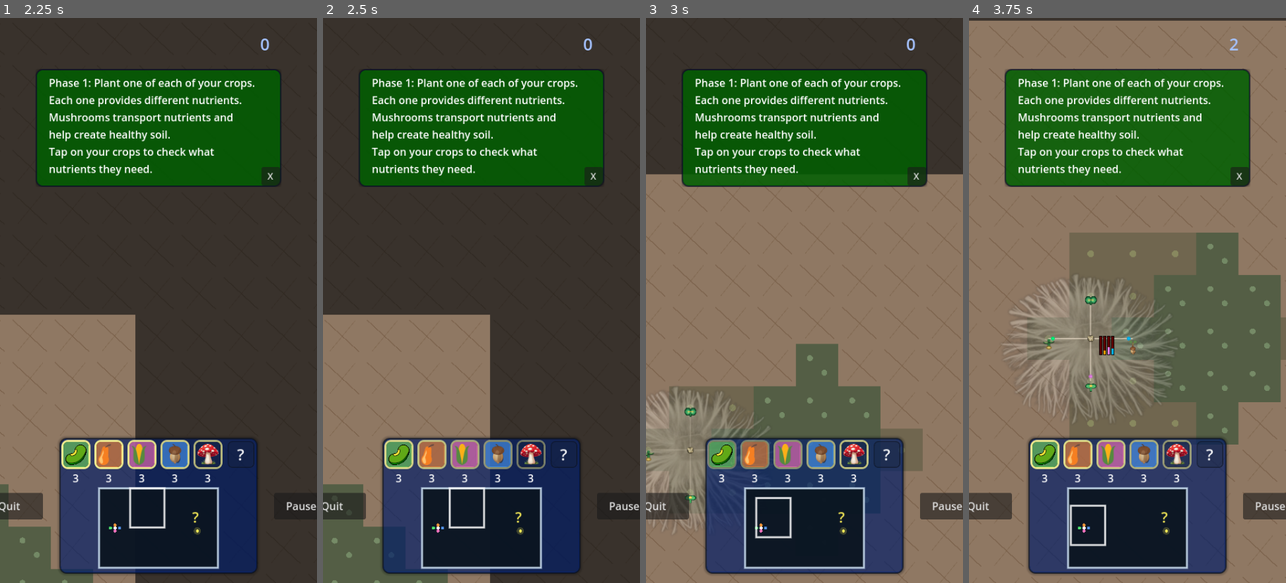
Above: before the commit, frames 1-4 (left to right).
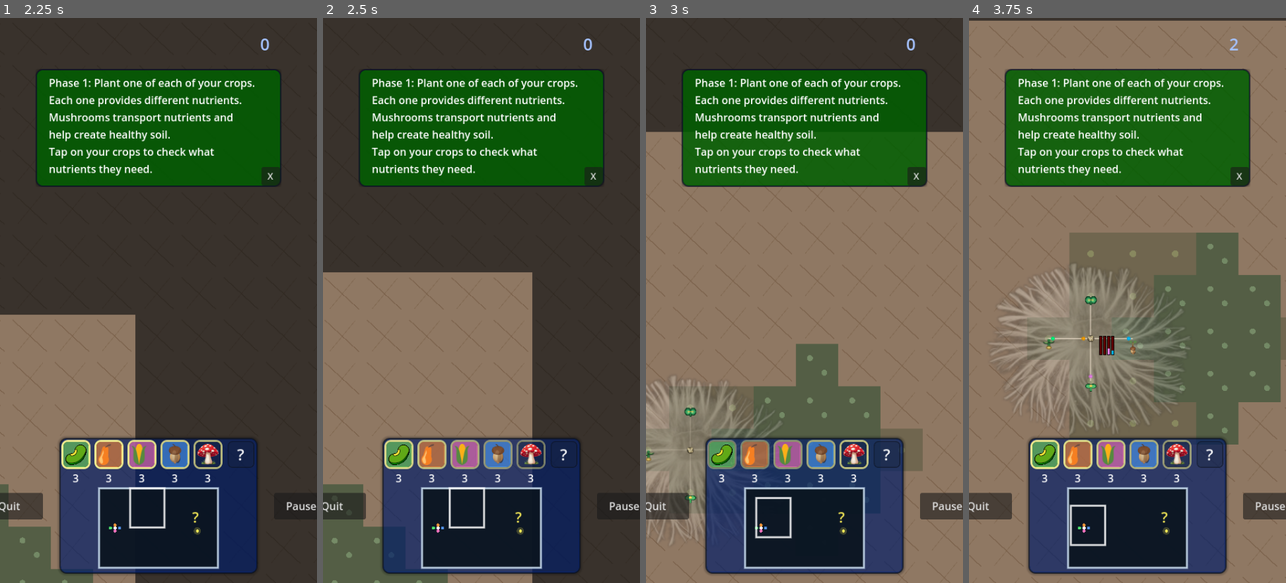
Above: after the commit, the same moments.

Repository: grassrootseconomics/mycofig
Game: Godot game, scene res://scenes/title_screen.tscn
The game is run twice, just before and just after one commit, with the same random seed, the same clock (stepped at 60 frames per second) and the same inputs.
Inputs (mouse positions are in pixels of both pictures, inside the frame that each line leads up to):
- Up to frame 1 (2.25 s): click "Story Mode" at 0.5 s; tap Enter at 1.25 s; drag from (158, 526) to (148, 300) at 1.27 s; drag from (95, 328) to (142, 413) at 2.02 s
- Up to frame 2 (2.5 s): no input
- Up to frame 3 (3 s): move the mouse to (836, 176) at 2.77 s; hold Right (right) from 2.78 s (still down); tap D (cam_right) at 2.85 s
- Up to frame 4 (3.75 s): release Right (right) at 3.5 s; drag from (1111, 413) to (1032, 215) at 3.52 s

Frame 1 is identical in both runs. In frame 2, 8.6% of the frame differs, in the area x 0-66%, y 45-100%; in frame 3, 2.4%; in frame 4, 2.2%.

Commit message:
m2: queue rate-limited myco return trades for retry

Diff:
--- a/scenes/myco.gd
+++ b/scenes/myco.gd
@@ -37,6 +37,7 @@
 var myco_starvation_ticks := 0
 var myco_harvest_ready := false
 var myco_pod_sparkle_played := false
+var trade_queue: Array = []
 
 var mushroom_base_texture: Texture2D = null
 var mushroom_base_scale := Vector2.ONE
@@ -440,6 +441,24 @@
 
 
 func logistics():
+	var new_trade_queue: Array = []
+	for trade in trade_queue:
+		if typeof(trade) != TYPE_DICTIONARY:
+			continue
+		var trade_asset = str(trade.get("trade_asset", ""))
+		var trade_amount = int(trade.get("trade_amount", 0))
+		if trade_asset == "" or trade_amount <= 0:
+			continue
+		if assets.get(trade_asset) == null or int(assets[trade_asset]) < trade_amount:
+			new_trade_queue.append(trade)
+			continue
+		if _emit_trade_with_budget(trade):
+			assets[trade_asset] -= trade_amount
+			bars[trade_asset].value = assets[trade_asset]
+		else:
+			new_trade_queue.append(trade)
+	trade_queue = new_trade_queue
+
 	var excess_res = null
 	var high_amt_excess = 0
 	var needed_res = null
@@ -571,6 +590,8 @@
 						if _emit_trade_with_budget(path_dict):
 							assets[trade.return_asset] -= return_amount
 							bars[trade.return_asset].value = assets[trade.return_asset]
+						else:
+							trade_queue.append(path_dict)
 			trade.call_deferred("queue_free")
 		else:
 			print("Error myco without asset:", trade.asset, assets)
